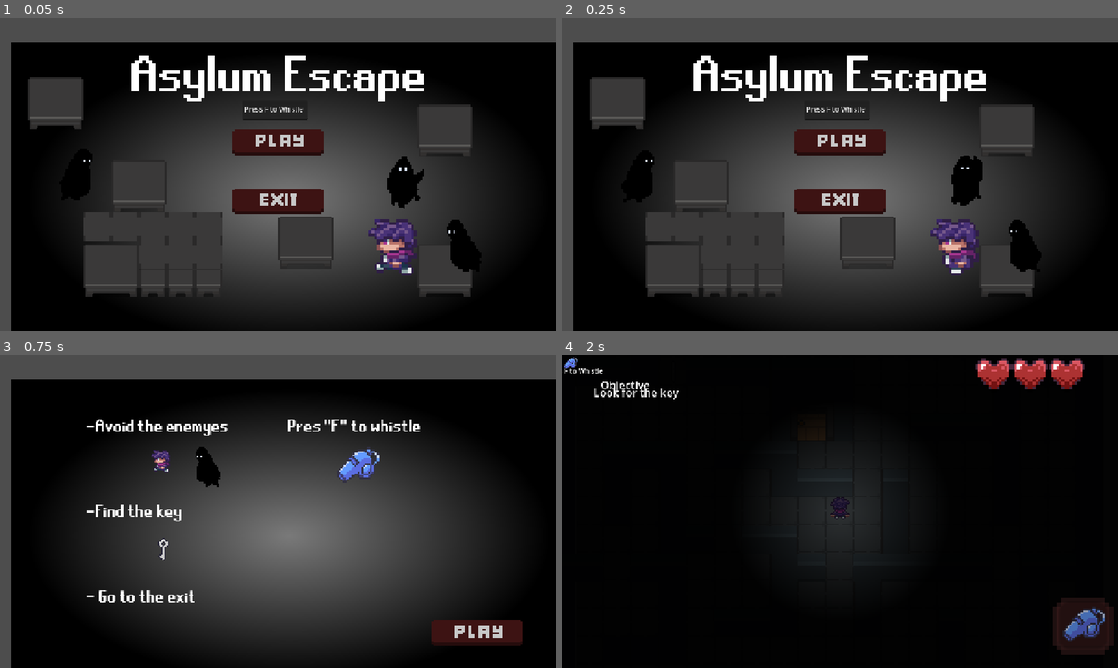
Above: before the commit, frames 1-4 (two rows, left to right).
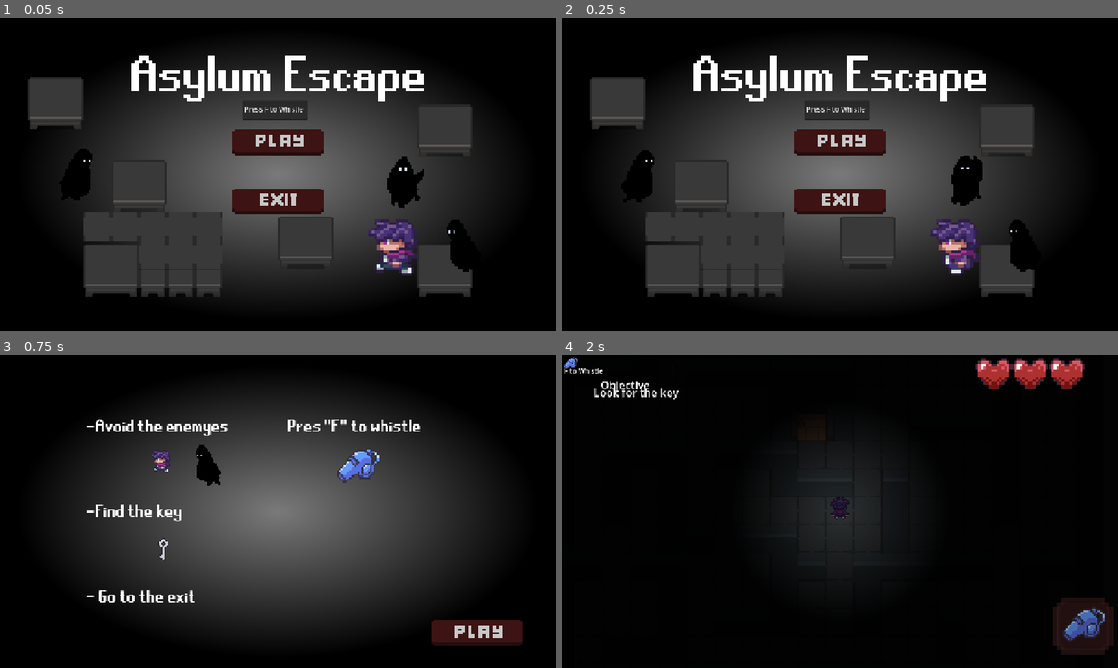
Above: after the commit, the same moments.

Repository: rstricke/Whistlefreeze52
Game: Godot game, scene res://scenes/main_menu.tscn
Same seed, same stepped clock (60 frames per second), same inputs: the game is played once before the commit and once after it.
Inputs (mouse positions are in pixels of both pictures, inside the frame that each line leads up to):
- Up to frame 1 (0.05 s): no input
- Up to frame 2 (0.25 s): no input
- Up to frame 3 (0.75 s): click (278, 477) at 0.5 s
- Up to frame 4 (2 s): click (1040, 630) at 1.25 s

The runs differ from the first frame. In frame 1, 9.6% of the frame differs, in the area x 0-100%, y 0-100%; in frame 2, 9.6%; in frame 3, 9.7%; in frame 4, nothing differs.

Commit message:
Update main_menu.tscn

Diff:
--- a/game/scenes/main_menu.tscn
+++ b/game/scenes/main_menu.tscn
@@ -1723,10 +1723,8 @@
 
 [node name="TextureRect" type="TextureRect" parent="." unique_id=1201531593]
 layout_mode = 0
-offset_left = 26.0
-offset_top = 56.0
-offset_right = 1306.0
-offset_bottom = 776.0
+offset_right = 1280.0
+offset_bottom = 720.0
 texture = SubResource("GradientTexture2D_gw5y6")
 
 [node name="Main" type="Control" parent="." unique_id=1586196316]
@@ -1843,7 +1841,7 @@
 sprite_frames = SubResource("SpriteFrames_iyc35")
 animation = &"walkLeft"
 autoplay = "walkLeft"
-frame_progress = 0.27838615
+frame_progress = 0.59064245
 
 [node name="AnimatedSprite2D2" type="AnimatedSprite2D" parent="Tutorial" unique_id=786542530]
 position = Vector2(370.00003, 244)
@@ -1851,7 +1849,7 @@
 sprite_frames = SubResource("SpriteFrames_y2w2k")
 animation = &"walkLeft"
 autoplay = "walkLeft"
-frame_progress = 0.34374005
+frame_progress = 0.041341748
 
 [node name="Label" type="Label" parent="Tutorial" unique_id=928353951]
 layout_mode = 0
@@ -1876,7 +1874,7 @@
 scale = Vector2(2.25, 1.8125001)
 sprite_frames = SubResource("SpriteFrames_6tpeu")
 autoplay = "default"
-frame_progress = 0.44500262
+frame_progress = 0.14260444
 
 [node name="Whistle" type="Sprite2D" parent="Tutorial" unique_id=1615813849]
 position = Vector2(824, 257)
